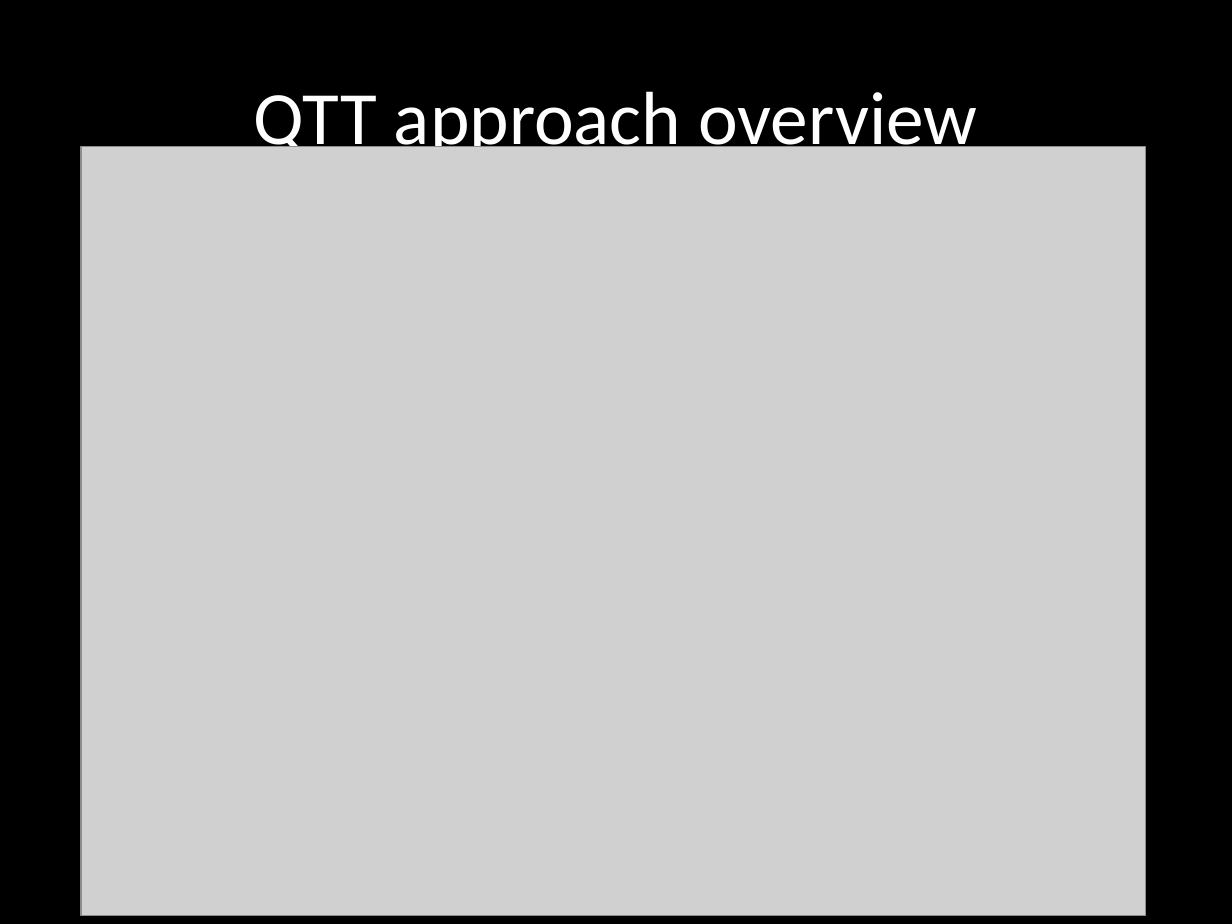
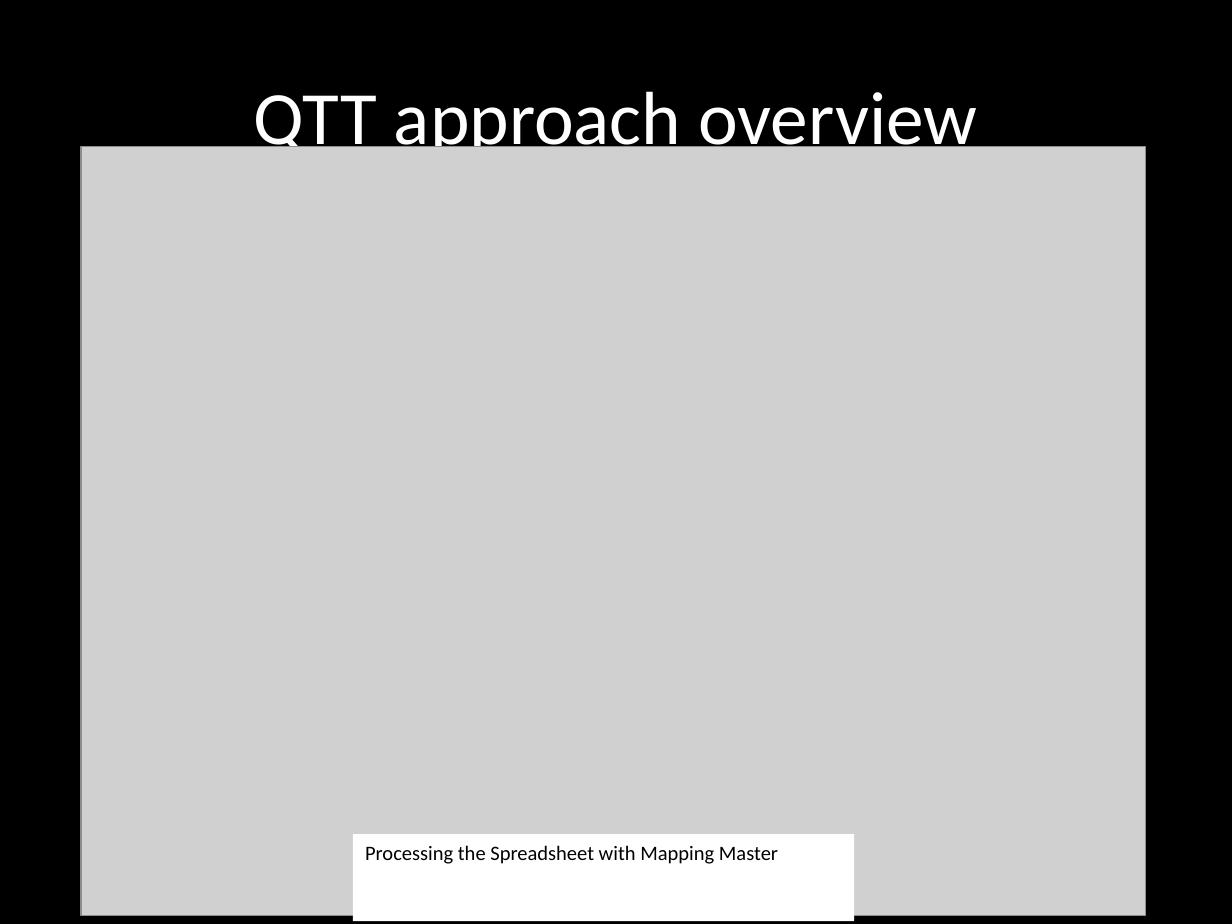
Before and after one commit to obi-ontology/obi-legacy-svn, a slide deck: slide 4 of trunk/docs/presentations/OBI tutorial July 2011 ICBO/OBI-QTT&designpatterns.pptx. Drawn at 1232x924 pixels with LibreOffice and Linux fonts; fonts in the diff are those of the drawing; grey boxes stand for pictures. Boxes give left, top, right and bottom in pixels: in the first picture for what was removed or moved away, otherwise in the second. Text is boxed around its words. In the diff, an @@ line names an element or a change of style, - is before the commit and + after.

```diff
--- a/trunk/docs/presentations/OBI tutorial July 2011 ICBO/OBI-QTT&designpatterns.pptx
+++ b/trunk/docs/presentations/OBI tutorial July 2011 ICBO/OBI-QTT&designpatterns.pptx
@@ rectangle added at (352,834,854,922), fill #FFFFFF, 12 pt, text #000000 @@
+Processing the Spreadsheet with Mapping Master
```
Also in this commit, not shown: 1 slide added, 1 other file.
